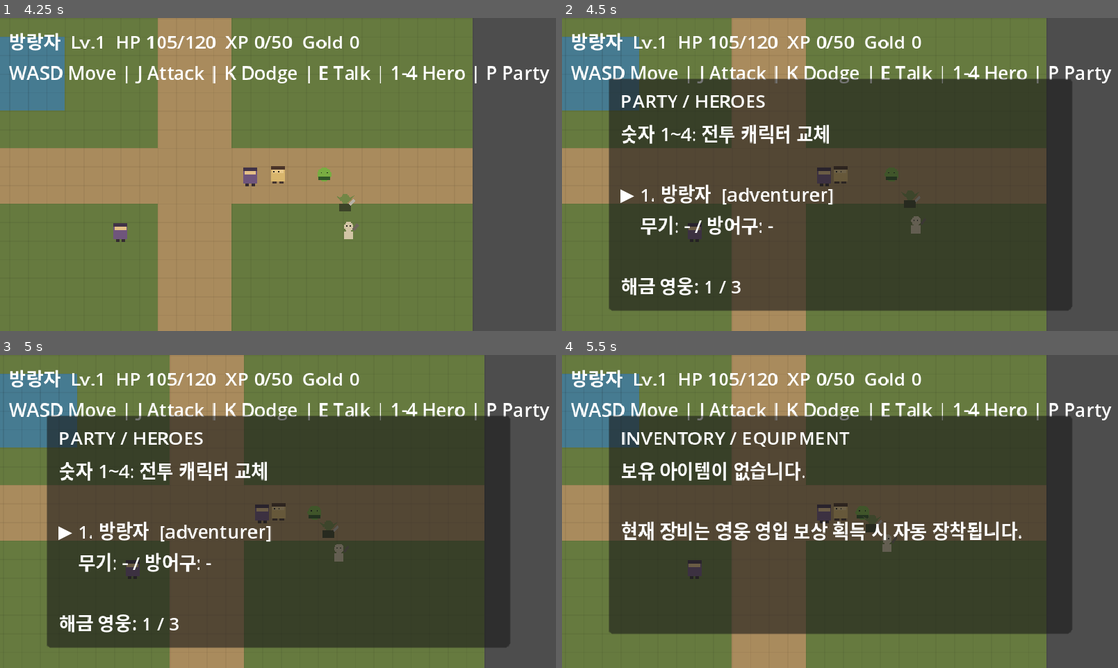
Above: before the commit, frames 1-4 (two rows, left to right).
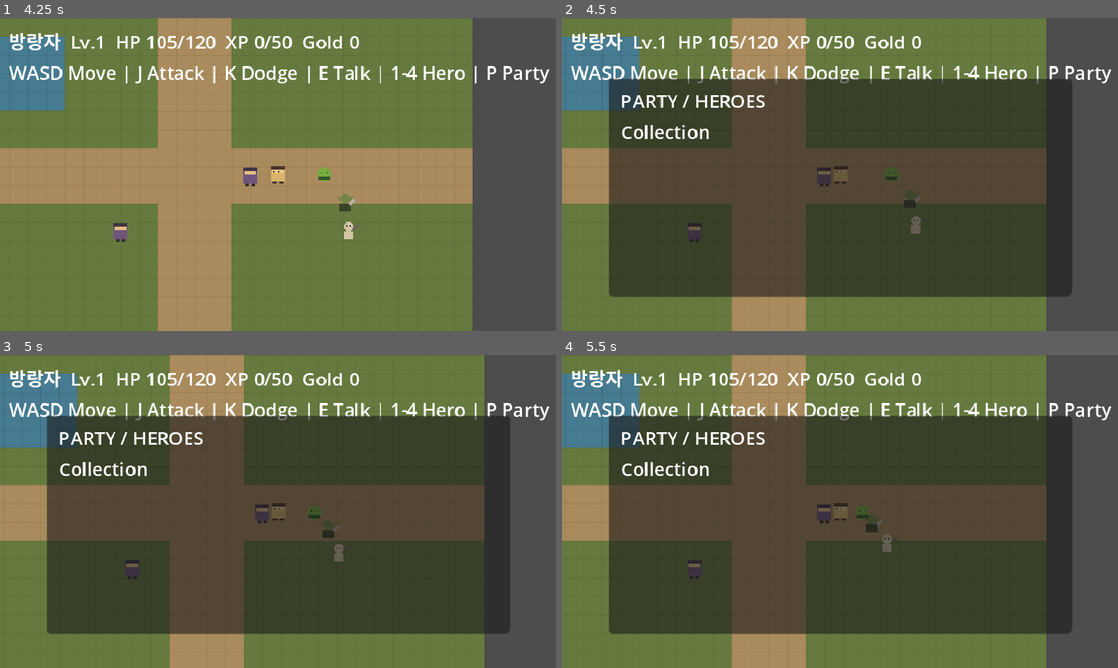
Above: after the commit, the same moments.

Repository: tjqmf14-source/rpg-game-v1
Game: Godot game, scene res://scenes/main.tscn
The game is run twice, just before and just after one commit, with the same random seed, the same clock (stepped at 60 frames per second) and the same inputs.
Inputs (mouse positions are in pixels of both pictures, inside the frame that each line leads up to):
- Up to frame 1 (4.25 s): tap Enter at 0.5 s; move the mouse to (400, 158) at 0.52 s; hold Right (ui_right) 0.53-1.28 s; tap E at 0.6 s; click (400, 158) at 0.67 s; tap Space at 0.77, 1.52, 3.02, 3.77 s; move the mouse to (166, 190) at 1.27 s; hold Down (ui_down) 1.28-2.03 s; tap J at 1.35 s; move the mouse to (333, 105) at 2.02 s; hold Right (ui_right) 2.03-2.78 s; tap K at 2.1 s; move the mouse to (250, 237) at 2.77 s; hold Up (ui_up) 2.78-3.53 s; tap 1 at 2.85 s; click (250, 237) at 2.92 s; move the mouse to (444, 221) at 3.52 s; hold Left (ui_left) from 3.53 s (still down); tap 4 at 3.6 s
- Up to frame 2 (4.5 s): keep holding Left (ui_left); move the mouse to (673, 127) at 4.27 s; tap P at 4.35 s
- Up to frame 3 (5 s): keep holding Left (ui_left); tap Space at 4.52 s
- Up to frame 4 (5.5 s): move the mouse to (867, 511) at 5.02 s; release Left (ui_left) at 5.03 s; hold Down (ui_down) from 5.03 s (still down); tap I at 5.1 s; click (867, 511) at 5.17 s

Frame 1 is identical in both runs. In frame 2, 6.2% of the frame differs, in the area x 8-92%, y 34-94%; in frame 3, 6.2%; in frame 4, 3.7%.
Error after the commit: Invalid assignment of property or key 'text' with value of type 'String' on a base object of type 'null instance'. (res://scripts/ui/collection_panel.gd:77)

Commit message:
fix: use unique collection panel node names

Diff:
--- a/scripts/ui/collection_panel.gd
+++ b/scripts/ui/collection_panel.gd
@@ -1,8 +1,8 @@
 extends PanelContainer
 class_name CollectionPanel
 
-@onready var title_label: Label = %Title
-@onready var body_label: Label = %Body
+@onready var title_label: Label = %CollectionTitle
+@onready var body_label: Label = %CollectionBody
 
 var mode: String = "party"
 
